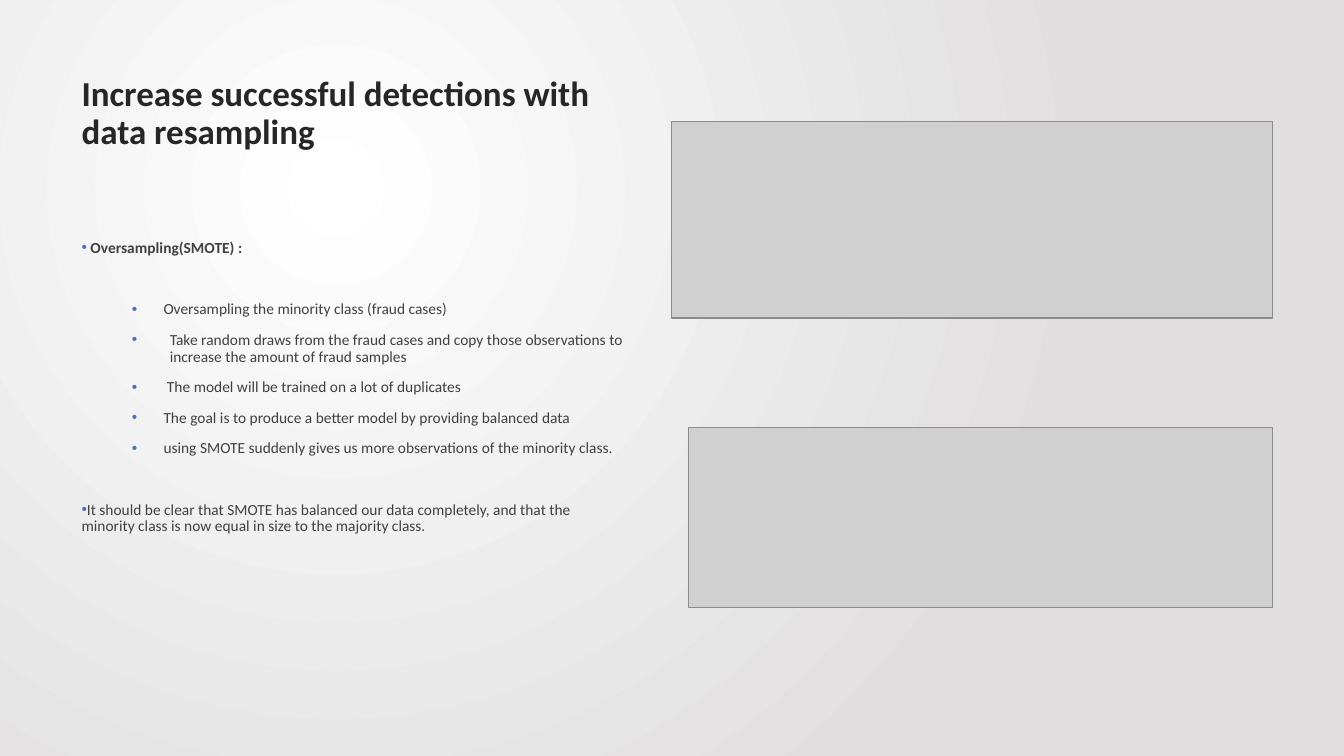
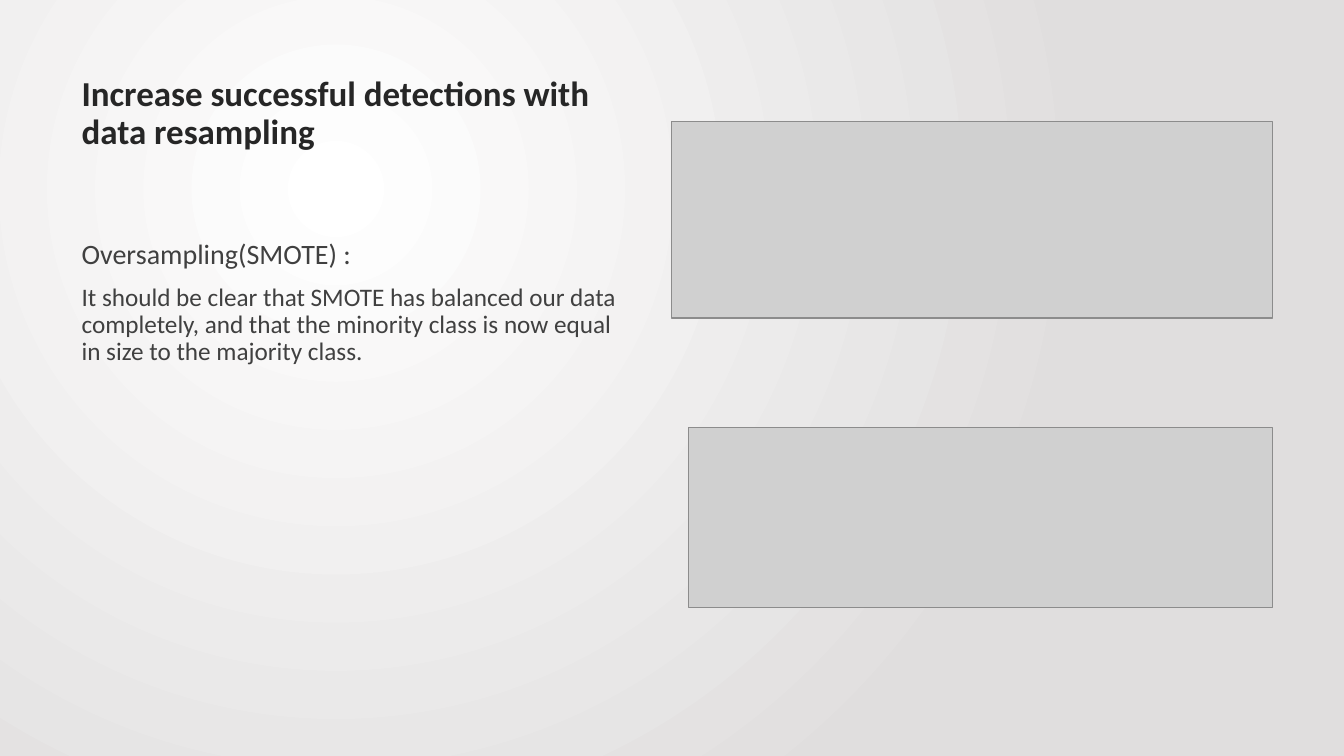
Before and after one commit to Nastaranra/Springboard_Project, a slide deck: slide 10 of Unit 20/Final_Presentation_Credit_card_Fraud_Detection.pptx. Drawn at 1344x756 pixels with LibreOffice and Linux fonts; fonts in the diff are those of the drawing; grey boxes stand for pictures. Boxes give left, top, right and bottom in pixels: in the first picture for what was removed or moved away, otherwise in the second. Text is boxed around its words. In the diff, an @@ line names an element or a change of style, - is before the commit and + after.

```diff
--- a/Unit 20/Final_Presentation_Credit_card_Fraud_Detection.pptx
+++ b/Unit 20/Final_Presentation_Credit_card_Fraud_Detection.pptx
@@ text "Oversampling(SMOTE) :" at <box>82,244,615,365</box>: size 11 to 20 pt, bold off in "Oversampling(SMOTE) :"; size 11 to 18 pt in "It should be clear that SMOTE has ..."; bullet • to none @@
@@ text at <box>164,303,622,456</box>: paragraphs removed @@
-  • Oversampling the minority class (fraud cases)
-  • Take random draws from the fraud cases and copy those observations to increase the amount of fraud samples
-  • The model will be trained on a lot of duplicates
-  • The goal is to produce a better model by providing balanced data
-  • using SMOTE suddenly gives us more observations of the minority class.
```
Also in this commit, not shown: 7 other slides changed, 3 slides removed.
